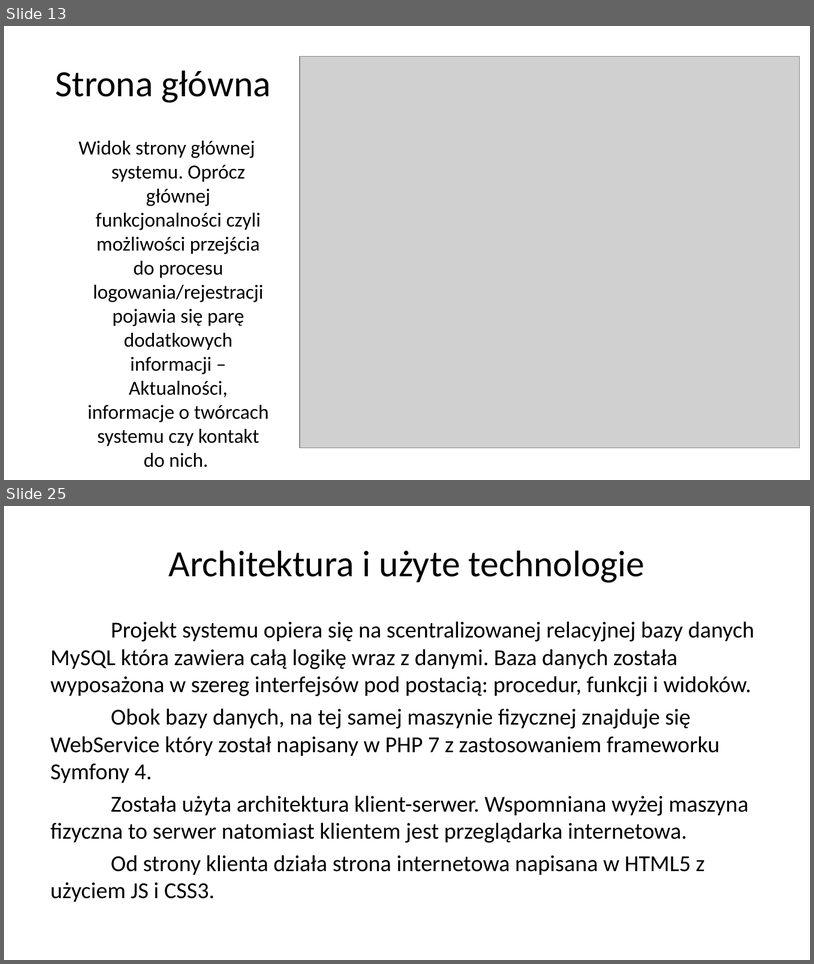
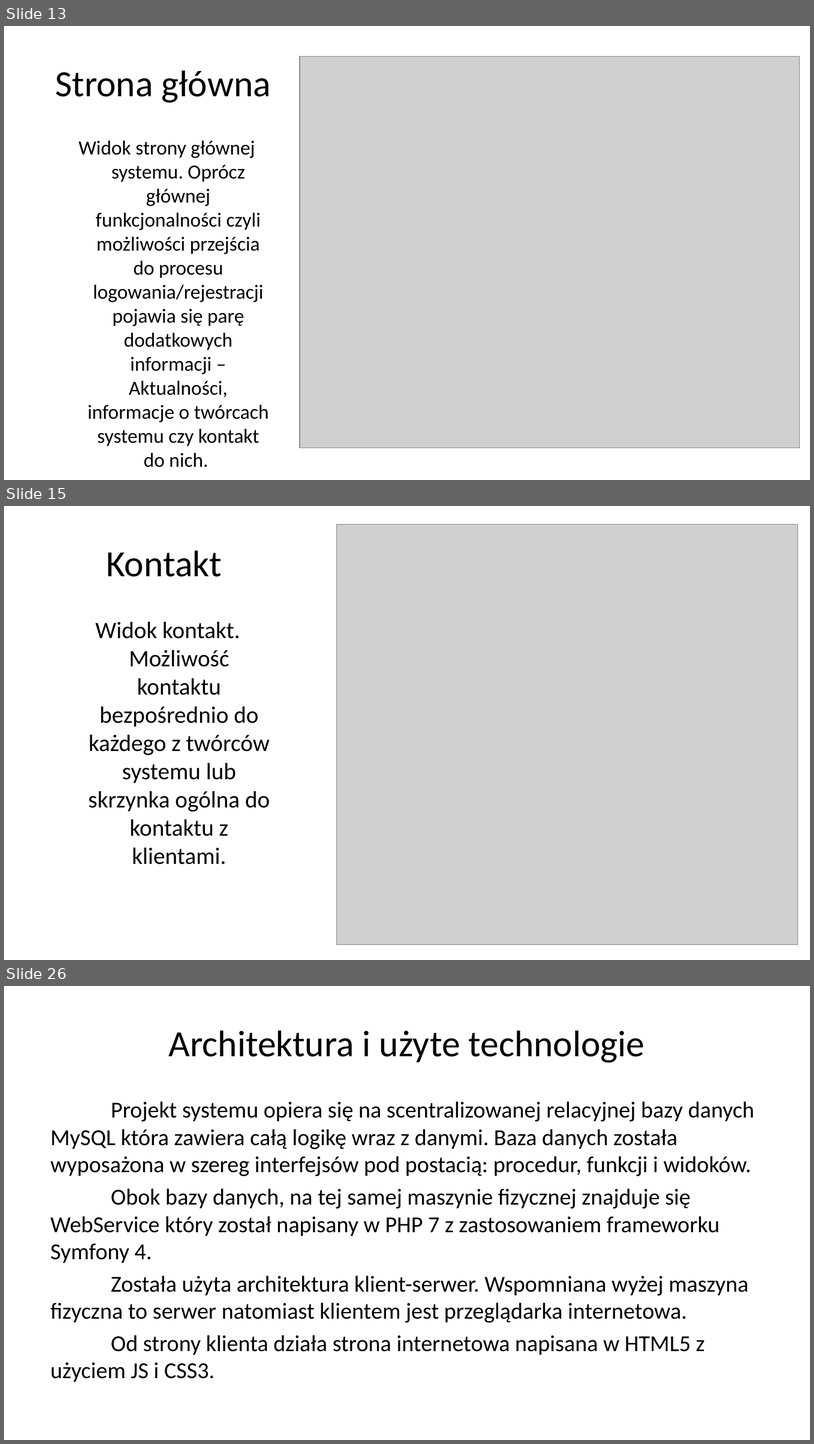
Before and after one commit to bjj-project/accommodation_announcements_documentation, a slide deck: accommodation_announcements_presentation.pptx. Shown one above the other, each under a label of ours: slides 13 and 25 before the commit, slides 13, 15 and 26 after it; the slides between them are not shown. The pictures are 814x964 and 814x1444 pixels, drawn with LibreOffice and Linux fonts; fonts in the diff are those of the drawing; grey boxes stand for pictures; background and template pictures are left out. Boxes give left, top, right and bottom in pixels: in the first picture for what was removed or moved away, otherwise in the second. Text is boxed around its words. In the diff, an @@ line names an element or a change of style, - is before the commit and + after.

Commit message:
Opis widoków, korekta błędów językowych

```diff
--- a/accommodation_announcements_presentation.pptx
+++ b/accommodation_announcements_presentation.pptx
@@ slide 15 added at box(4, 506, 810, 960), background picture (left out) @@
@@ picture added at box(337, 525, 798, 945) @@
@@ title added at box(106, 550, 222, 577), 33 pt, text #000000 @@
+Kontakt
@@ text added at box(88, 621, 270, 864), 21 pt, text #000000 @@
+Widok kontakt. Możliwość kontaktu bezpośrednio do każdego z twórców systemu lub skrzynka ogólna do kontaktu z klientami.
@@ what was slide 25 is now slide 26 @@
```
Also in this commit, not shown: 8 slides changed, 6 other slides added, 6 slides removed.
